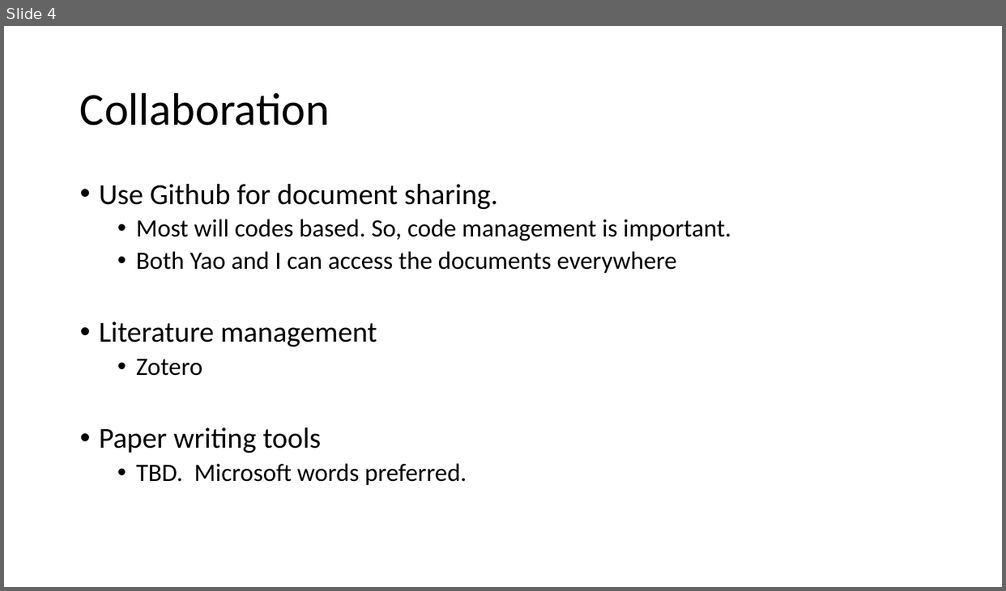
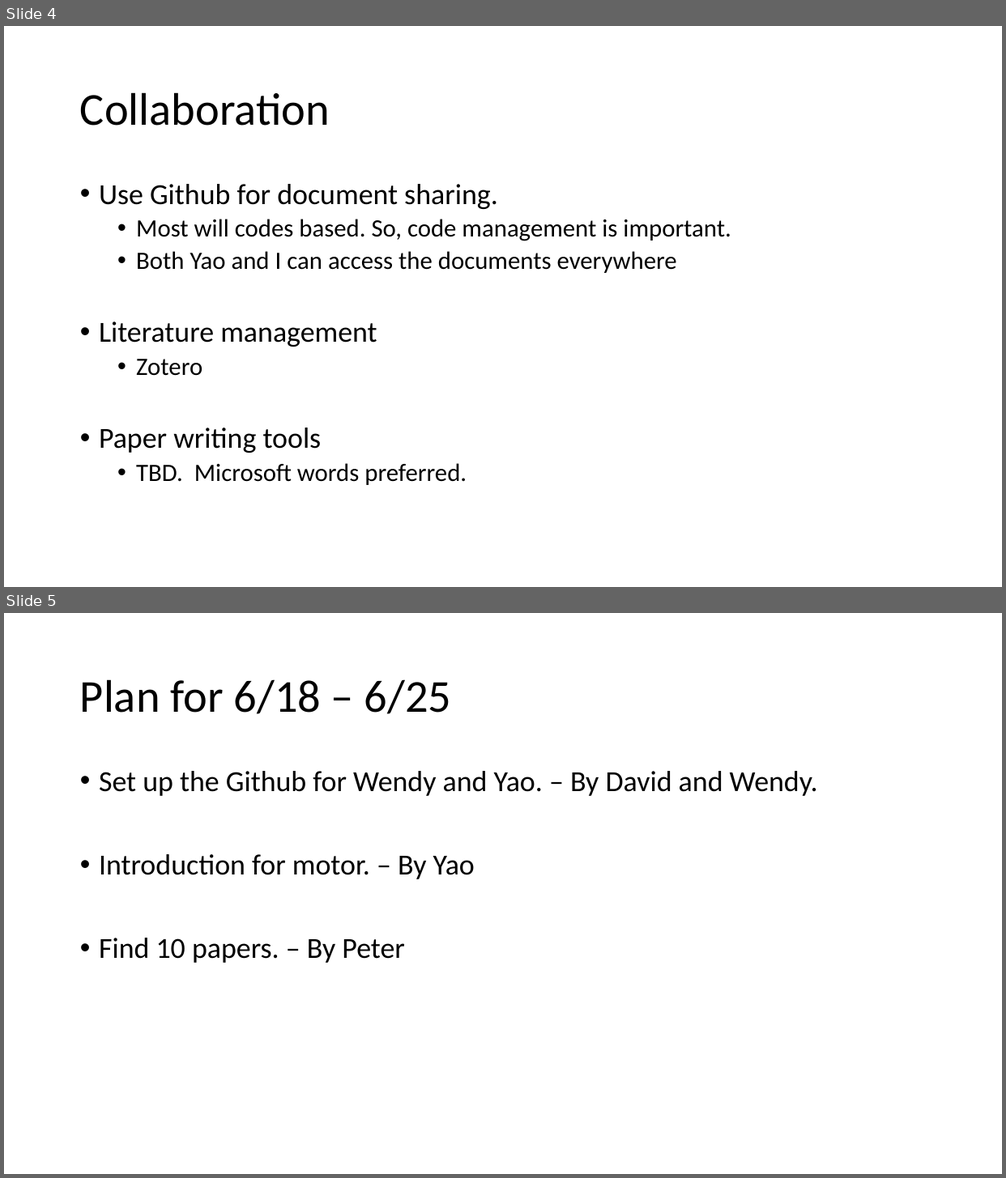
Before and after one commit to flowraining/MotorAI, a slide deck: 01 Planning/Master Plan.pptx. Shown one above the other, each under a label of ours: slide 4 before the commit, slides 4 and 5 after it. The pictures are 1006x591 and 1006x1178 pixels, drawn with LibreOffice and Linux fonts; fonts in the diff are those of the drawing. Boxes give left, top, right and bottom in pixels: in the first picture for what was removed or moved away, otherwise in the second. Text is boxed around its words. In the diff, an @@ line names an element or a change of style, - is before the commit and + after.

```diff
--- a/01 Planning/Master Plan.pptx
+++ b/01 Planning/Master Plan.pptx
@@ slide 5 added at box(4, 613, 1002, 1174), background #FFFFFF @@
@@ title added at box(80, 679, 452, 714), 44 pt, text #000000 @@
+Plan for 6/18 – 6/25
@@ text added at box(99, 771, 818, 963), 28 pt, text #000000 @@
+• Set up the Github for Wendy and Yao. – By David and Wendy.
+• Introduction for motor. – By Yao
+• Find 10 papers. – By Peter
```
Also in this commit, not shown: 1 slide changed.
